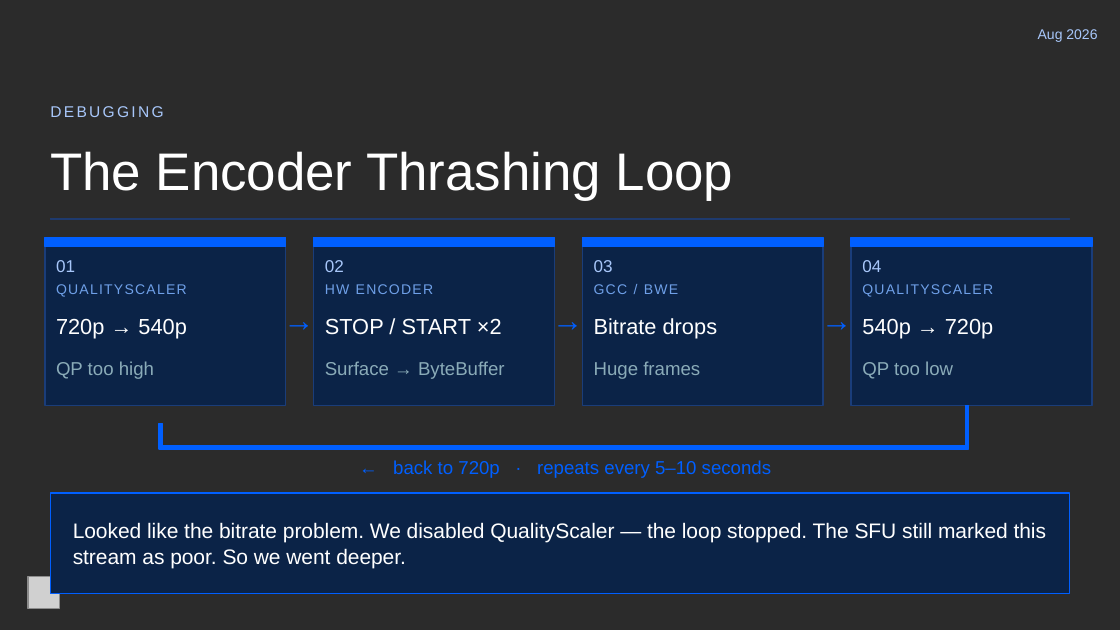
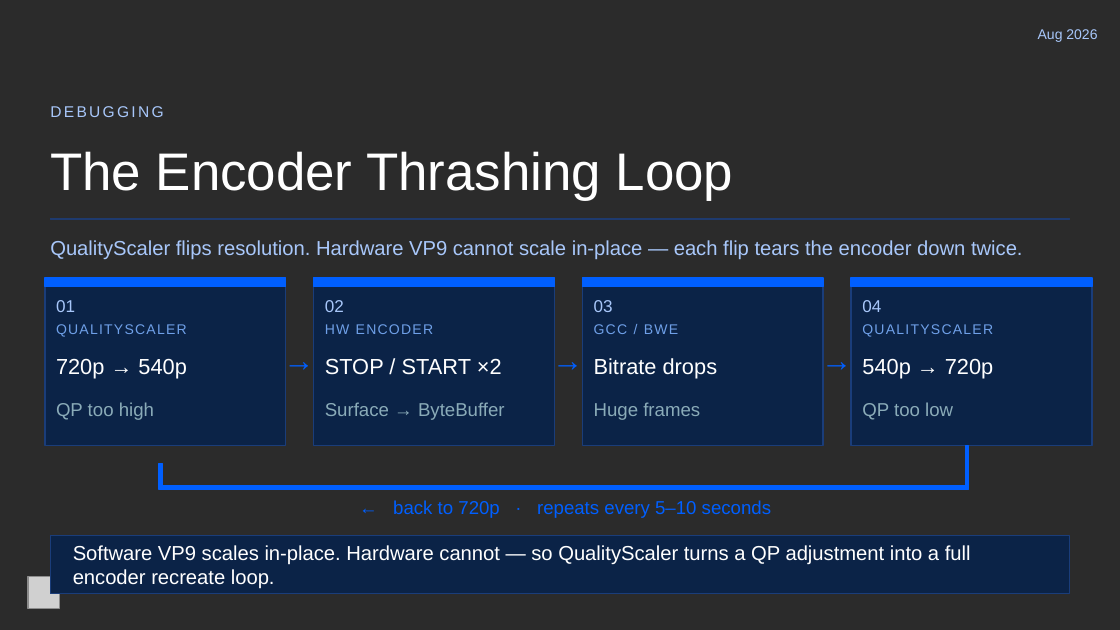
Before and after one commit to GetStream/stream-video-android, a slide deck: slide 11 of docs/talks/SVC_on_Android_Debugged_RTC_ON_2026.pptx. Drawn at 1120x630 pixels with LibreOffice and Linux fonts; fonts in the diff are those of the drawing; grey boxes stand for pictures; background and template pictures are left out; a plain dark background stands for a picture behind light text. Boxes give left, top, right and bottom in pixels: in the first picture for what was removed or moved away, otherwise in the second. Text is boxed around its words. In the diff, an @@ line names an element or a change of style, - is before the commit and + after.

```diff
--- a/docs/talks/SVC_on_Android_Debugged_RTC_ON_2026.pptx
+++ b/docs/talks/SVC_on_Android_Debugged_RTC_ON_2026.pptx
@@ text added at [50, 240, 1023, 260], 13 pt, text #A8C7FA @@
+QualityScaler flips resolution. Hardware VP9 cannot scale in-place — each flip tears the encoder down twice.
@@ 20 texts, 11 rectangles: place and size @@
-20 texts, 11 rectangles at [45, 237, 1092, 478]
+20 texts, 11 rectangles at [45, 278, 1092, 518]
@@ rectangle: place and size @@
-rectangle at [50, 493, 1070, 594]
+rectangle at [50, 535, 1070, 594]
@@ rectangle at [50, 535, 1070, 594]: outline #005FFF 1 pt to #1A3D7A 1 pt @@
@@ text removed at [73, 522, 1047, 568] @@
-Looked like the bitrate problem. We disabled QualityScaler — the loop stopped. The SFU still marked this stream as poor. So we went deeper.
@@ text added at [73, 545, 971, 589], 13 pt, text #FFFFFF @@
+Software VP9 scales in-place. Hardware cannot — so QualityScaler turns a QP adjustment into a full encoder recreate loop.
```
Also in this commit, not shown: 1 other slide changed, 3 slides added, 1 slide removed, 1 other file.
